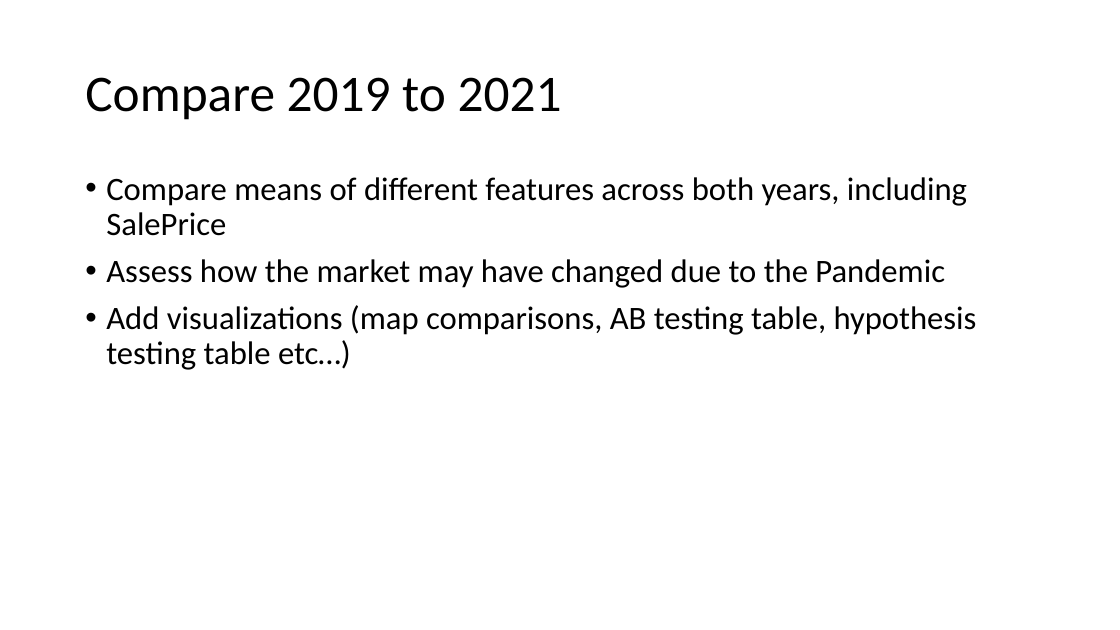
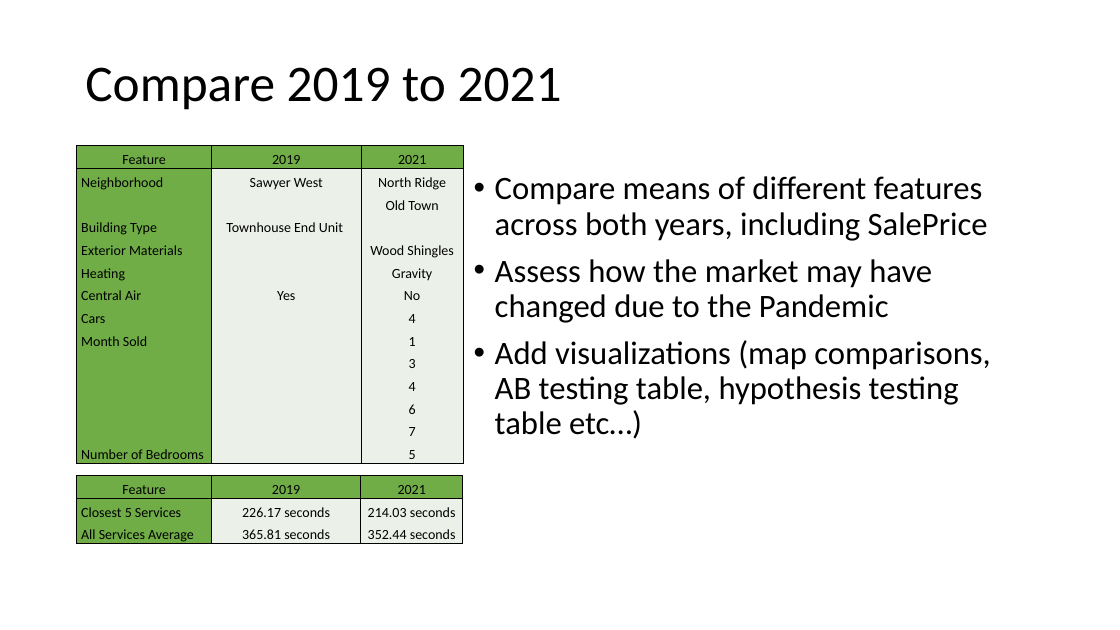
Before and after one commit to lelandjmurrin/Ames_Housing_Project, a slide deck: slide 9 of Ames_Housing_Project_Presentation.pptx. Drawn at 1120x630 pixels with LibreOffice and Linux fonts; fonts in the diff are those of the drawing. Boxes give left, top, right and bottom in pixels: in the first picture for what was removed or moved away, otherwise in the second. Text is boxed around its words. In the diff, an @@ line names an element or a change of style, - is before the commit and + after.

Commit message:
continued work on Visualizations to integrate in powerpoint presentation report. Cleaned up AB testing tables. Started creating visualizations that support AB testing results

```diff
--- a/Ames_Housing_Project_Presentation.pptx
+++ b/Ames_Housing_Project_Presentation.pptx
@@ title "Compare 2019 to 2021": place and size @@
-title "Compare 2019 to 2021" at <box>85,77,562,120</box>
+title "Compare 2019 to 2021" at <box>85,67,562,110</box>
@@ table added at <box>77,146,463,464</box>, 14 rows, 3 columns @@
+Feature | 2019 | 2021
+Neighborhood | Sawyer West | North Ridge
+ |  | Old Town
+Building Type | Townhouse End Unit | 
+Exterior Materials |  | Wood Shingles
+Heating |  | Gravity
+Central Air | Yes | No
+Cars |  | 4
+Month Sold |  | 1
+ |  | 3
+ |  | 4
+ |  | 6
+ |  | 7
+Number of Bedrooms |  | 5
@@ text "Compare means of different features ..." rewrapped from <box>106,177,977,370</box> to <box>495,176,990,439</box> @@
@@ table added at <box>77,476,463,548</box>, 3 rows, 3 columns @@
+Feature | 2019 | 2021
+Closest 5 Services | 226.17 seconds | 214.03 seconds
+All Services Average | 365.81 seconds | 352.44 seconds
```
Also in this commit, not shown: 2 other slides changed, 2 slides added, 8 other files.
